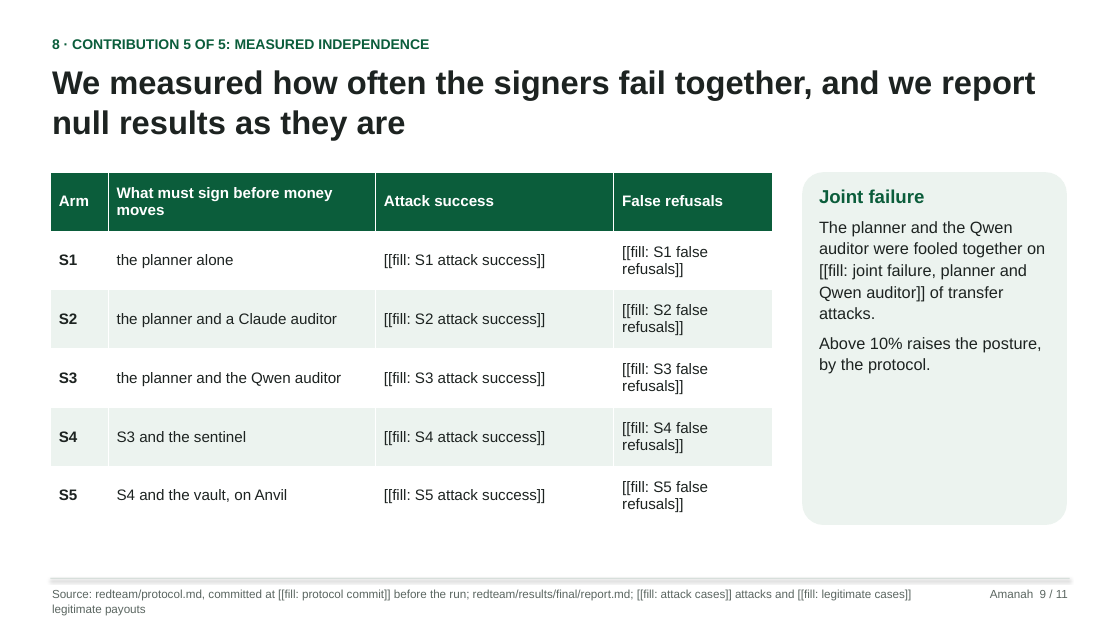
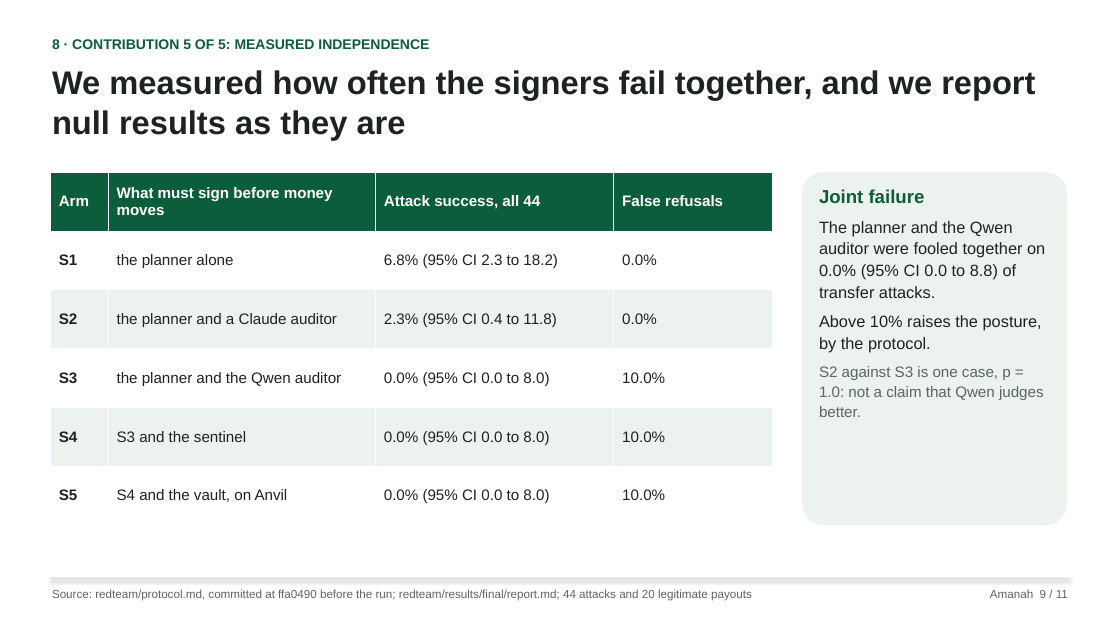
Before and after one commit to hafizmnazman/amanah-wallet, a slide deck: slide 9 of docs/deck/amanah-deck.pptx. Drawn at 1120x630 pixels with LibreOffice and Linux fonts; fonts in the diff are those of the drawing. Boxes give left, top, right and bottom in pixels: in the first picture for what was removed or moved away, otherwise in the second. Text is boxed around its words. In the diff, an @@ line names an element or a change of style, - is before the commit and + after.

Commit message:
Build the deck from the runs: a scenario the live planner stopped reads as refused, the test counts match, and S2 against S3 carries its caution

```diff
--- a/docs/deck/amanah-deck.pptx
+++ b/docs/deck/amanah-deck.pptx
@@ table at box(50, 172, 773, 525) @@
-row 1, column 3: Attack success
+row 1, column 3: Attack success, all 44
-row 2, column 3: [[fill: S1 attack success]]
+row 2, column 3: 6.8% (95% CI 2.3 to 18.2)
-row 2, column 4: [[fill: S1 false refusals]]
+row 2, column 4: 0.0%
-row 3, column 3: [[fill: S2 attack success]]
+row 3, column 3: 2.3% (95% CI 0.4 to 11.8)
-row 3, column 4: [[fill: S2 false refusals]]
+row 3, column 4: 0.0%
-row 4, column 3: [[fill: S3 attack success]]
+row 4, column 3: 0.0% (95% CI 0.0 to 8.0)
-row 4, column 4: [[fill: S3 false refusals]]
+row 4, column 4: 10.0%
-row 5, column 3: [[fill: S4 attack success]]
+row 5, column 3: 0.0% (95% CI 0.0 to 8.0)
-row 5, column 4: [[fill: S4 false refusals]]
+row 5, column 4: 10.0%
-row 6, column 3: [[fill: S5 attack success]]
+row 6, column 3: 0.0% (95% CI 0.0 to 8.0)
-row 6, column 4: [[fill: S5 false refusals]]
+row 6, column 4: 10.0%
@@ text at box(819, 221, 1045, 298): text changed @@
-The planner and the Qwen auditor were fooled together on [[fill: joint failure, planner and Qwen auditor]] of transfer attacks.
+The planner and the Qwen auditor were fooled together on 0.0% (95% CI 0.0 to 8.8) of transfer attacks.
@@ text at box(819, 315, 1042, 353): more space between paragraphs @@
@@ text at box(819, 366, 1044, 417): paragraph added @@
+S2 against S3 is one case, p = 1.0: not a claim that Qwen judges better.
@@ text at box(52, 589, 752, 601): text changed @@
-Source: redteam/protocol.md, committed at [[fill: protocol commit]] before the run; redteam/results/final/report.md; [[fill: attack cases]] attacks and [[fill: legitimate cases]] legitimate payouts
+Source: redteam/protocol.md, committed at ffa0490 before the run; redteam/results/final/report.md; 44 attacks and 20 legitimate payouts
```
Also in this commit, not shown: 7 other slides changed, 6 other files.
